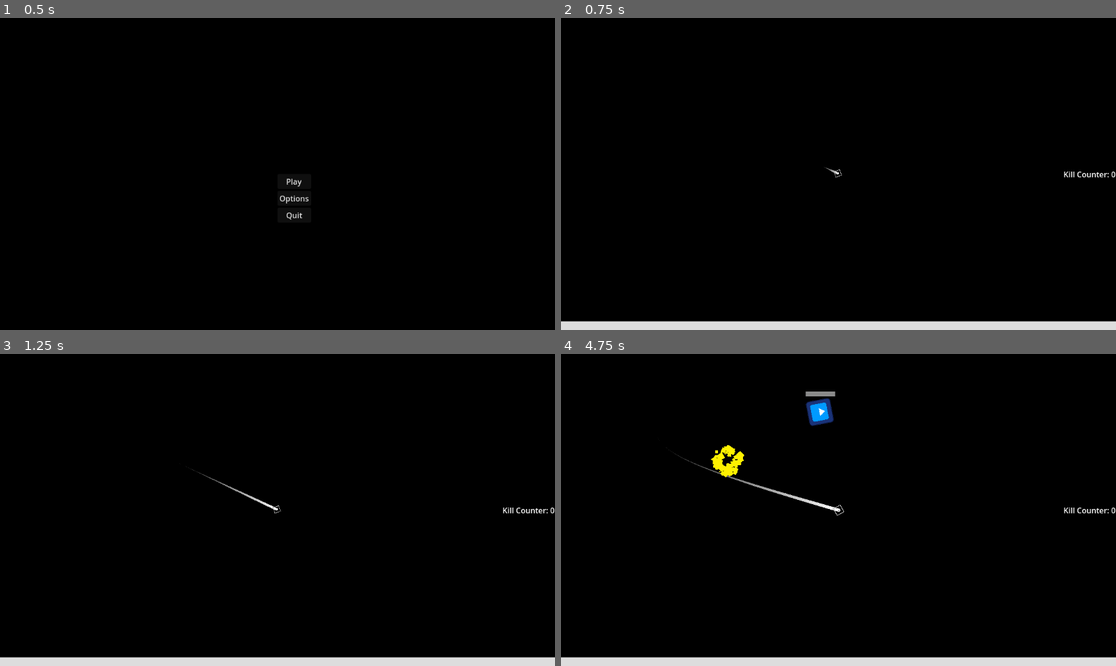
Above: before the commit, frames 1-4 (two rows, left to right).
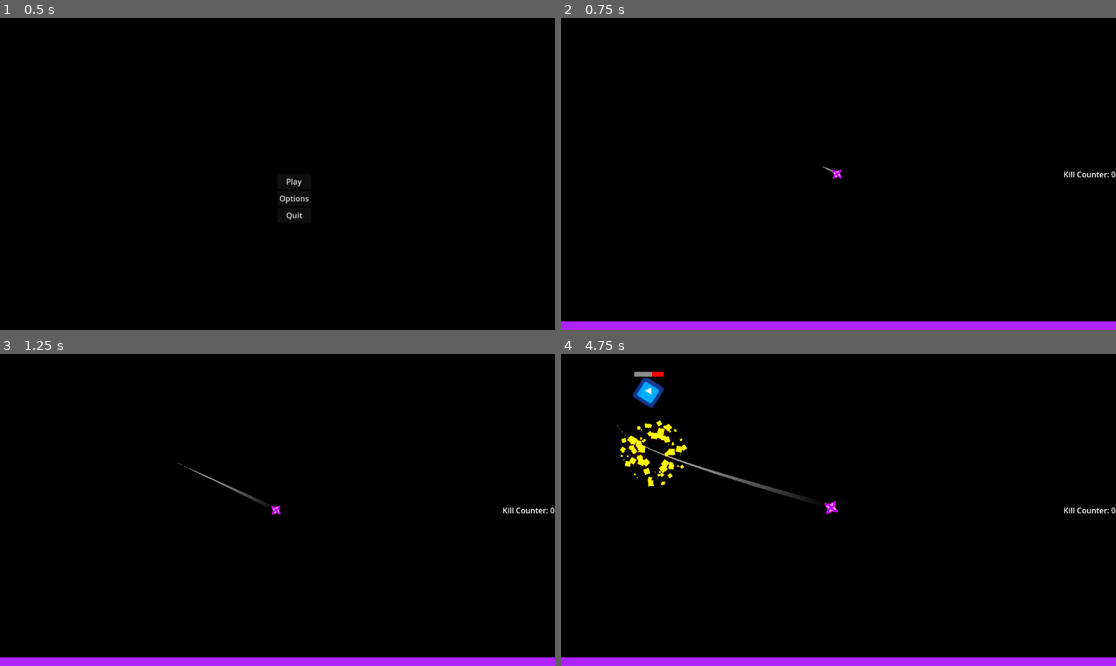
Above: after the commit, the same moments.

Repository: HazarBakir/void_blade
Game: Godot game, scene res://Scenes/main_menu.tscn
The game is run twice, just before and just after one commit, with the same random seed, the same clock (stepped at 60 frames per second) and the same inputs. The engine's default icon, where the game draws it, is replaced by a stand-in: a white triangle on a blue panel in a dark square.
Inputs (mouse positions are in pixels of both pictures, inside the frame that each line leads up to):
- Up to frame 1 (0.5 s): no input
- Up to frame 2 (0.75 s): click "Play" at 0.5 s
- Up to frame 3 (1.25 s): no input
- Up to frame 4 (4.75 s): move the mouse to (960, 494) at 1.27 s; press the mouse at (960, 494) at 1.28 s; move the mouse to (727, 525) at 2.02 s; release the mouse at (727, 525) at 2.03 s; click (727, 525) at 2.1 s; move the mouse to (894, 441) at 2.77 s; press the mouse at (894, 441) at 2.78 s; move the mouse to (810, 572) at 3.52 s; release the mouse at (810, 572) at 3.53 s; click (810, 572) at 3.6 s; move the mouse to (1005, 556) at 4.27 s; press the mouse at (1005, 556) at 4.28 s

Frame 1 is identical in both runs. In frame 2, 2.9% of the frame differs, in the area x 0-100%, y 47-100%; in frame 3, 3.0%; in frame 4, 5.3%, in the area x 0-100%, y 5-100%.

Commit message:
feat: player and color upgrade

Diff:
--- a/Scenes/enemy_lvl_1_ranger.tscn
+++ b/Scenes/enemy_lvl_1_ranger.tscn
@@ -23,7 +23,7 @@
 "times": PackedFloat32Array(0, 0.1, 0.2),
 "transitions": PackedFloat32Array(1, 1, 1),
 "update": 0,
-"values": [Color(1, 1, 1, 1), Color(1, 0, 0, 1), Color(1, 1, 1, 1)]
+"values": [Color(1, 1, 1, 1), Color(0.686275, 0.141176, 1, 1), Color(1, 1, 1, 1)]
 }
 
 [sub_resource type="Animation" id="Animation_p86u8"]
--- a/Scenes/explode particle.tscn
+++ b/Scenes/explode particle.tscn
@@ -11,10 +11,11 @@
 linear_accel_min = -20.43
 linear_accel_max = 47.32
 scale_max = 15.0
+color = Color(0.686275, 0.141176, 1, 1)
 
 [node name="Explode Particle" type="GPUParticles2D"]
 emitting = false
-amount = 375
+amount = 700
 lifetime = 10.0
 one_shot = true
 speed_scale = 5.0
--- a/Scripts/Player/health.gd
+++ b/Scripts/Player/health.gd
@@ -14,7 +14,7 @@
 
 func update():
 	var target_value = get_health_percentage()
-	var duration = 2 if target_value <= 0 else 0.5
+	var duration = 2.0 if target_value <= 0 else 0.5
 
 	if tween:
 		tween.kill()
@@ -31,7 +31,7 @@
 
 func _on_timer_timeout() -> void:
 	var target_value = get_health_percentage()
-	var duration = 2 if target_value <= 0 else 0.5
+	var duration = 2.0 if target_value <= 0 else 0.5
 
 	var damage_tween = create_tween()
 	damage_tween.tween_property(damage_bar, "value", target_value, duration+0.3)
--- a/Scripts/Player/player_movement.gd
+++ b/Scripts/Player/player_movement.gd
@@ -1,13 +1,12 @@
 extends CharacterBody2D
 @onready var health_component: HealthComponent = $HealthComponent
 @onready var hitbox_component: HitboxComponent = $HitboxComponent
-@onready var explode_particle: GPUParticles2D = $"Explode Particle"
 @onready var camera: Camera2D = $Camera2D
-@onready var sprite: Sprite2D = $Sprite2D
+@onready var sprite: AnimatedSprite2D = $Sprite2D
 @onready var marker_2d: Marker2D = $Marker2D
 var kill_count: int = 0
 var is_attacking: bool
-var speed: float = 850.0
+var speed: float = 1000.0
 var follow_speed: float = 560.0
 var mouse_position: Vector2
 var accel: float = 10.0
@@ -89,7 +88,7 @@
 func trigger_death() -> void:
 	if not sprite == null:
 		$Camera2D.screen_shake(25, 3)
-		particle_manager.emit_particle("player_death", position)
+		particle_manager.emit_particle("player_death", global_position)
 		sprite.queue_free()
 
 func is_enemy_area(area: Area2D) -> bool:
--- a/Scripts/enemy/bullet.gd
+++ b/Scripts/enemy/bullet.gd
@@ -1,7 +1,5 @@
 extends Area2D
-@onready var bullet_particle: GPUParticles2D = $BulletParticle
 @onready var animated_sprite: AnimatedSprite2D = $AnimatedSprite2D
-@onready var particle_timer: Timer = $BulletParticle/Timer
 
 var damage: float = 10.0
 var speed: float = 500.0
@@ -32,8 +30,8 @@
 
 func move_to_player() -> void:
 	if follow_target and target:
-		direction = (target.position - position).normalized()
-		look_at(target.position)
+		direction = (target.global_position - global_position).normalized()
+		look_at(target.global_position)
 
 func _stop_following() -> void:
 	follow_target = false
@@ -51,7 +49,7 @@
 func _destroy_projectile() -> void:
 	if not animated_sprite == null:
 		follow_target = false
-		particle_manager.emit_particle("bullet", position)
+		particle_manager.emit_particle("bullet", global_position)
 		queue_free()
 
 func _on_bullet_destroy_timer_timeout() -> void:
--- a/Scripts/enemy/enemy.gd
+++ b/Scripts/enemy/enemy.gd
@@ -139,7 +139,7 @@
 		queue_free()
 
 func _setup_death_effects() -> void:
-	particle_manager.emit_particle("enemy", position)
+	particle_manager.emit_particle("enemy", global_position)
 
 func _on_shoot_timer_timeout() -> void:
 	if target.get_node("HealthComponent").is_alive and is_alive:
--- a/scenes/game_scene.tscn
+++ b/scenes/game_scene.tscn
@@ -10,7 +10,8 @@
 glow_enabled = true
 glow_normalized = true
 glow_intensity = 2.6
-glow_strength = 1.3
+glow_strength = 1.45
+glow_bloom = 0.1
 glow_blend_mode = 1
 glow_hdr_threshold = 0.7
 glow_hdr_scale = 4.0
--- a/scenes/player.tscn
+++ b/scenes/player.tscn
@@ -1,16 +1,87 @@
-[gd_scene load_steps=12 format=3 uid="uid://bvr6pjuau5noi"]
+[gd_scene load_steps=22 format=3 uid="uid://bvr6pjuau5noi"]
 
 [ext_resource type="Script" uid="uid://ci83gs3bkbyh4" path="res://Scripts/Player/player_movement.gd" id="1_qhqgy"]
 [ext_resource type="PackedScene" uid="uid://bk26mij5r3bbl" path="res://Scenes/Components/HealthComponent.tscn" id="2_8erm5"]
 [ext_resource type="Script" uid="uid://dfwyus0mfu76u" path="res://Scripts/camera.gd" id="2_x3wgy"]
 [ext_resource type="PackedScene" uid="uid://c0gq8trldftv0" path="res://Scenes/Components/HitboxComponent.tscn" id="3_f1ek2"]
 [ext_resource type="Script" uid="uid://b13u0ty16kbto" path="res://Scripts/Player/trail_line.gd" id="4_dqkch"]
-[ext_resource type="Texture2D" uid="uid://b118d671n3r7b" path="res://Sprites/crosshair043.png" id="5_8erm5"]
-[ext_resource type="PackedScene" uid="uid://bodr213y7ryu7" path="res://Scenes/explode particle.tscn" id="5_fkybt"]
+[ext_resource type="Texture2D" uid="uid://dqc05wfbxssga" path="res://Sprites/All_Fire_Bullet_Pixel_16x16_05.png" id="5_8erm5"]
 [ext_resource type="PackedScene" uid="uid://44magkyc6d5o" path="res://Scenes/healthbar.tscn" id="8_8erm5"]
+
+[sub_resource type="RectangleShape2D" id="RectangleShape2D_8erm5"]
+size = Vector2(12.1053, 12.6316)
 
 [sub_resource type="CircleShape2D" id="CircleShape2D_qhqgy"]
 radius = 3.68421
+
+[sub_resource type="AtlasTexture" id="AtlasTexture_f1ek2"]
+atlas = ExtResource("5_8erm5")
+region = Rect2(256, 95, 16, 19)
+
+[sub_resource type="AtlasTexture" id="AtlasTexture_tx1dd"]
+atlas = ExtResource("5_8erm5")
+region = Rect2(272, 95, 16, 19)
+
+[sub_resource type="AtlasTexture" id="AtlasTexture_gymyn"]
+atlas = ExtResource("5_8erm5")
+region = Rect2(288, 95, 16, 19)
+
+[sub_resource type="AtlasTexture" id="AtlasTexture_pu2lt"]
+atlas = ExtResource("5_8erm5")
+region = Rect2(304, 95, 16, 19)
+
+[sub_resource type="AtlasTexture" id="AtlasTexture_8erm5"]
+atlas = ExtResource("5_8erm5")
+region = Rect2(96, 80, 16, 16)
+
+[sub_resource type="AtlasTexture" id="AtlasTexture_ukyrk"]
+atlas = ExtResource("5_8erm5")
+region = Rect2(112, 80, 16, 16)
+
+[sub_resource type="AtlasTexture" id="AtlasTexture_7dp3o"]
+atlas = ExtResource("5_8erm5")
+region = Rect2(128, 80, 16, 16)
+
+[sub_resource type="AtlasTexture" id="AtlasTexture_h4iuc"]
+atlas = ExtResource("5_8erm5")
+region = Rect2(144, 80, 16, 16)
+
+[sub_resource type="SpriteFrames" id="SpriteFrames_ukyrk"]
+animations = [{
+"frames": [{
+"duration": 1.0,
+"texture": SubResource("AtlasTexture_f1ek2")
+}, {
+"duration": 1.0,
+"texture": SubResource("AtlasTexture_tx1dd")
+}, {
+"duration": 1.0,
+"texture": SubResource("AtlasTexture_gymyn")
+}, {
+"duration": 1.0,
+"texture": SubResource("AtlasTexture_pu2lt")
+}],
+"loop": true,
+"name": &"default",
+"speed": 10.0
+}, {
+"frames": [{
+"duration": 1.0,
+"texture": SubResource("AtlasTexture_8erm5")
+}, {
+"duration": 1.0,
+"texture": SubResource("AtlasTexture_ukyrk")
+}, {
+"duration": 1.0,
+"texture": SubResource("AtlasTexture_7dp3o")
+}, {
+"duration": 1.0,
+"texture": SubResource("AtlasTexture_h4iuc")
+}],
+"loop": true,
+"name": &"new_animation",
+"speed": 8.0
+}]
 
 [sub_resource type="Curve" id="Curve_qhqgy"]
 bake_resolution = 500
@@ -18,7 +89,11 @@
 point_count = 2
 
 [sub_resource type="Gradient" id="Gradient_qhqgy"]
-colors = PackedColorArray(1, 1, 1, 0, 1, 1, 1, 1)
+offsets = PackedFloat32Array(0, 0.184314, 0.643137, 1)
+colors = PackedColorArray(1, 1, 1, 1, 1, 1, 1, 0.815686, 1, 1, 1, 0.356863, 1, 1, 1, 0)
+
+[sub_resource type="StyleBoxFlat" id="StyleBoxFlat_3smsa"]
+bg_color = Color(0.686275, 0.141176, 1, 1)
 
 [node name="player" type="CharacterBody2D"]
 scale = Vector2(1.9, 1.9)
@@ -31,9 +106,9 @@
 unique_name_in_owner = true
 health_component = NodePath("../HealthComponent")
 
-[node name="CollisionPolygon2D" type="CollisionPolygon2D" parent="HitboxComponent"]
-position = Vector2(3.15789, 0)
-polygon = PackedVector2Array(-3.15789, -8.42105, 5.26316, 0, -3.15789, 8.42105, -11.5789, 0)
+[node name="CollisionPolygon2D" type="CollisionShape2D" parent="HitboxComponent"]
+position = Vector2(-1.31579, -2.50967e-07)
+shape = SubResource("RectangleShape2D_8erm5")
 
 [node name="CollisionShape2D" type="CollisionShape2D" parent="."]
 shape = SubResource("CircleShape2D_qhqgy")
@@ -47,18 +122,22 @@
 drag_bottom_margin = 0.1
 script = ExtResource("2_x3wgy")
 
-[node name="Sprite2D" type="Sprite2D" parent="."]
+[node name="Sprite2D" type="AnimatedSprite2D" parent="."]
+position = Vector2(-0.526316, 0)
 rotation = 1.57079
-scale = Vector2(0.1, 0.1)
-texture = ExtResource("5_8erm5")
+scale = Vector2(0.85, 0.85)
+sprite_frames = SubResource("SpriteFrames_ukyrk")
+animation = &"new_animation"
+autoplay = "new_animation"
 
 [node name="Line2D" type="Line2D" parent="Sprite2D"]
 show_behind_parent = true
 top_level = true
 z_index = -1
 points = PackedVector2Array(0, 0)
-width = 5.0
+width = 7.5
 width_curve = SubResource("Curve_qhqgy")
+default_color = Color(0.684667, 0.14, 1, 1)
 gradient = SubResource("Gradient_qhqgy")
 joint_mode = 2
 begin_cap_mode = 2
@@ -68,12 +147,10 @@
 
 [node name="Marker2D" type="Marker2D" parent="."]
 
-[node name="Explode Particle" parent="." instance=ExtResource("5_fkybt")]
-scale = Vector2(6, 6)
-
 [node name="CanvasLayer" type="CanvasLayer" parent="."]
 
 [node name="Health" parent="CanvasLayer" node_paths=PackedStringArray("health_component") instance=ExtResource("8_8erm5")]
+theme_override_styles/fill = SubResource("StyleBoxFlat_3smsa")
 health_component = NodePath("../../HealthComponent")
 
 [connection signal="ready" from="." to="." method="_on_ready"]
